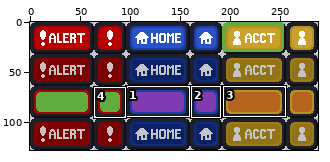
Pixel-art file, stored at res/aseprite/ButtonsX32.aseprite. Above, an overview of the earlier version with the close-up marked.
Close-up. The starting point:
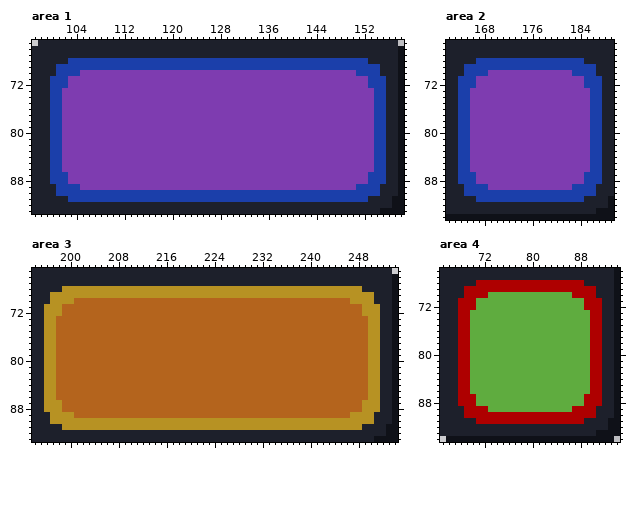
288x128 pixels, 1 frame. Shown: area 1: x 97..158, y 65..93; area 2: x 162..189, y 65..94; area 3: x 194..254, y 65..93; area 4: x 65..94, y 66..94. The commit also changed other parts of the picture, which this record leaves out.
After the commit:
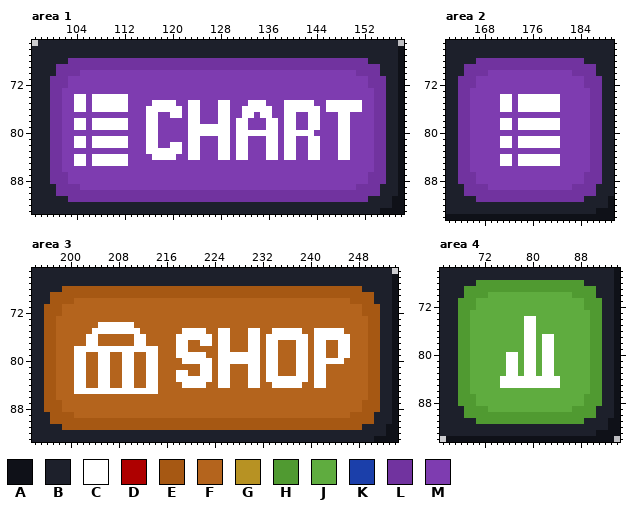
Palette (. is transparent): A #0f1118  B #1d202b  C #ffffff  D #ae0000  E #a65813  F #b4641d  G #b79223  H #509a31  J #5fac3f  K #1b3faa  L #71339f  M #7e3cb0
What changed:
Changed rows in their new state; - is an unchanged pixel.
Area 1, layer "Layer 1":
first column x 100:
68 ---LLLLLLLLLLLLLLLLLLLLLLLLLLLLLLLLLLLLLLLLLLLLLLLLLL---
69 -LLLLLLLLLLLLLLLLLLLLLLLLLLLLLLLLLLLLLLLLLLLLLLLLLLLLLL-
70 -LLLL----------------------------------------------LLLL-
71 LLL--------------------------------------------------LLL
72 LLL--------------------------------------------------LLL
73 LL----------------------------------------------------LL
74 LL--CC-CCCCCC-----------------------------------------LL
75 LL--CC-CCCCCC----CCCC--CC---CC---CCC---CCCCC--CCCCCC--LL
76 LL--CC-CCCCCC---CCCCCC-CC---CC--CCCCC--CCCCCC-CCCCCC--LL
77 LL--------------CC--CC-CC---CC--CC-CC--CC--CC---CC----LL
78 LL--CC-CCCCCC---CC-----CC---CC-CC---CC-CC--CC---CC----LL
79 LL--CC-CCCCCC---CC-----CCCCCCC-CC---CC-CC--CC---CC----LL
80 LL--------------CC-----CCCCCCC-CCCCCCC-CCCCC----CC----LL
81 LL--CC-CCCCCC---CC-----CC---CC-CC---CC-CC--CC---CC----LL
82 LL--CC-CCCCCC---CC--CC-CC---CC-CC---CC-CC--CC---CC----LL
83 LL--------------CCCCCC-CC---CC-CC---CC-CC--CC---CC----LL
84 LL--CC-CCCCCC----CCCC--CC---CC-CC---CC-CC--CC---CC----LL
85 LL--CC-CCCCCC-----------------------------------------LL
86 LL----------------------------------------------------LL
87 LLL--------------------------------------------------LLL
88 LLL--------------------------------------------------LLL
89 -LLLL----------------------------------------------LLLL-
90 -LLLLLLLLLLLLLLLLLLLLLLLLLLLLLLLLLLLLLLLLLLLLLLLLLLLLLL-
91 ---LLLLLLLLLLLLLLLLLLLLLLLLLLLLLLLLLLLLLLLLLLLLLLLLLL---
Area 2, layer "Layer 1":
first column x 164:
68 ---LLLLLLLLLLLLLLLLLL---
69 -LLLLLLLLLLLLLLLLLLLLLL-
70 -LLLL--------------LLLL-
71 LLL------------------LLL
72 LLL------------------LLL
73 LL--------------------LL
74 LL-----CC-CCCCCCC-----LL
75 LL-----CC-CCCCCCC-----LL
76 LL-----CC-CCCCCCC-----LL
77 LL--------------------LL
78 LL-----CC-CCCCCCC-----LL
79 LL-----CC-CCCCCCC-----LL
80 LL--------------------LL
81 LL-----CC-CCCCCCC-----LL
82 LL-----CC-CCCCCCC-----LL
83 LL--------------------LL
84 LL-----CC-CCCCCCC-----LL
85 LL-----CC-CCCCCCC-----LL
86 LL--------------------LL
87 LLL------------------LLL
88 LLL------------------LLL
89 -LLLL--------------LLLL-
90 -LLLLLLLLLLLLLLLLLLLLLL-
91 ---LLLLLLLLLLLLLLLLLL---
Area 3, layer "Layer 1":
first column x 196:
68 ---EEEEEEEEEEEEEEEEEEEEEEEEEEEEEEEEEEEEEEEEEEEEEEEEEE---
69 -EEEEEEEEEEEEEEEEEEEEEEEEEEEEEEEEEEEEEEEEEEEEEEEEEEEEEE-
70 -EEEE----------------------------------------------EEEE-
71 EEE--------------------------------------------------EEE
72 EEE--------------------------------------------------EEE
73 EE----------------------------------------------------EE
74 EE-------CCCCCC---------------------------------------EE
75 EE------CCCCCCCC-------CCCC--CC---CC--CCCCC--CCCCC----EE
76 EE-----CC------CC-----CCCCCC-CC---CC-CCCCCCC-CCCCCC---EE
77 EE-----CC------CC-----CC--CC-CC---CC-CC---CC-CC--CC---EE
78 EE---CCCCCCCCCCCCCC---CC-----CC---CC-CC---CC-CC--CC---EE
79 EE---CC--CC--CC--CC---CCCCC--CCCCCCC-CC---CC-CC--CC---EE
80 EE---CC--CC--CC--CC----CCCCC-CCCCCCC-CC---CC-CCCCC----EE
81 EE---CC--CC--CC--CC-------CC-CC---CC-CC---CC-CC-------EE
82 EE---CC--CC--CC--CC---CC--CC-CC---CC-CC---CC-CC-------EE
83 EE---CC--CC--CC--CC---CCCCCC-CC---CC-CCCCCCC-CC-------EE
84 EE---CC--CC--CC--CC----CCCC--CC---CC--CCCCC--CC-------EE
85 EE---CCCCCCCCCCCCCC-----------------------------------EE
86 EE----------------------------------------------------EE
87 EEE--------------------------------------------------EEE
88 EEE--------------------------------------------------EEE
89 -EEEE----------------------------------------------EEEE-
90 -EEEEEEEEEEEEEEEEEEEEEEEEEEEEEEEEEEEEEEEEEEEEEEEEEEEEEE-
91 ---EEEEEEEEEEEEEEEEEEEEEEEEEEEEEEEEEEEEEEEEEEEEEEEEEE---
Area 4, layer "Layer 1":
first column x 68:
68 ---HHHHHHHHHHHHHHHHHH---
69 -HHHHHHHHHHHHHHHHHHHHHH-
70 -HHHH--------------HHHH-
71 HHH------------------HHH
72 HHH------------------HHH
73 HH--------------------HH
74 HH---------CC---------HH
75 HH---------CC---------HH
76 HH---------CC---------HH
77 HH---------CC-CC------HH
78 HH---------CC-CC------HH
79 HH---------CC-CC------HH
80 HH------CC-CC-CC------HH
81 HH------CC-CC-CC------HH
82 HH------CC-CC-CC------HH
83 HH------CC-CC-CC------HH
84 HH-----CCCCCCCCCC-----HH
85 HH-----CCCCCCCCCC-----HH
86 HH--------------------HH
87 HHH------------------HHH
88 HHH------------------HHH
89 -HHHH--------------HHHH-
90 -HHHHHHHHHHHHHHHHHHHHHH-
91 ---HHHHHHHHHHHHHHHHHH---
Where, in picture pixels (left, top, right, bottom), the same in both close-ups:
changed: (50, 58, 386, 202)
changed: (458, 58, 602, 202)
changed: (44, 286, 380, 430)
changed: (458, 280, 602, 424)
